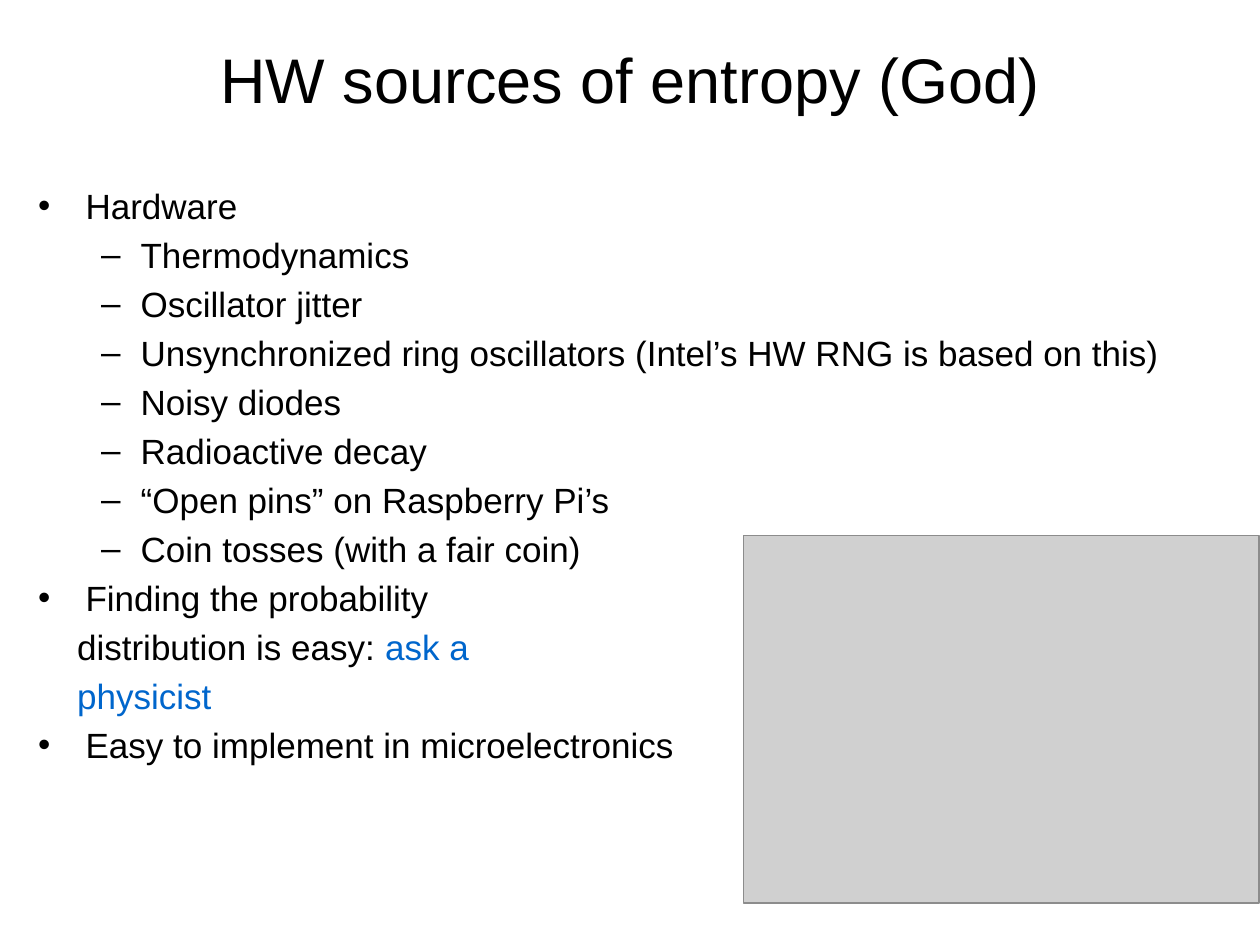
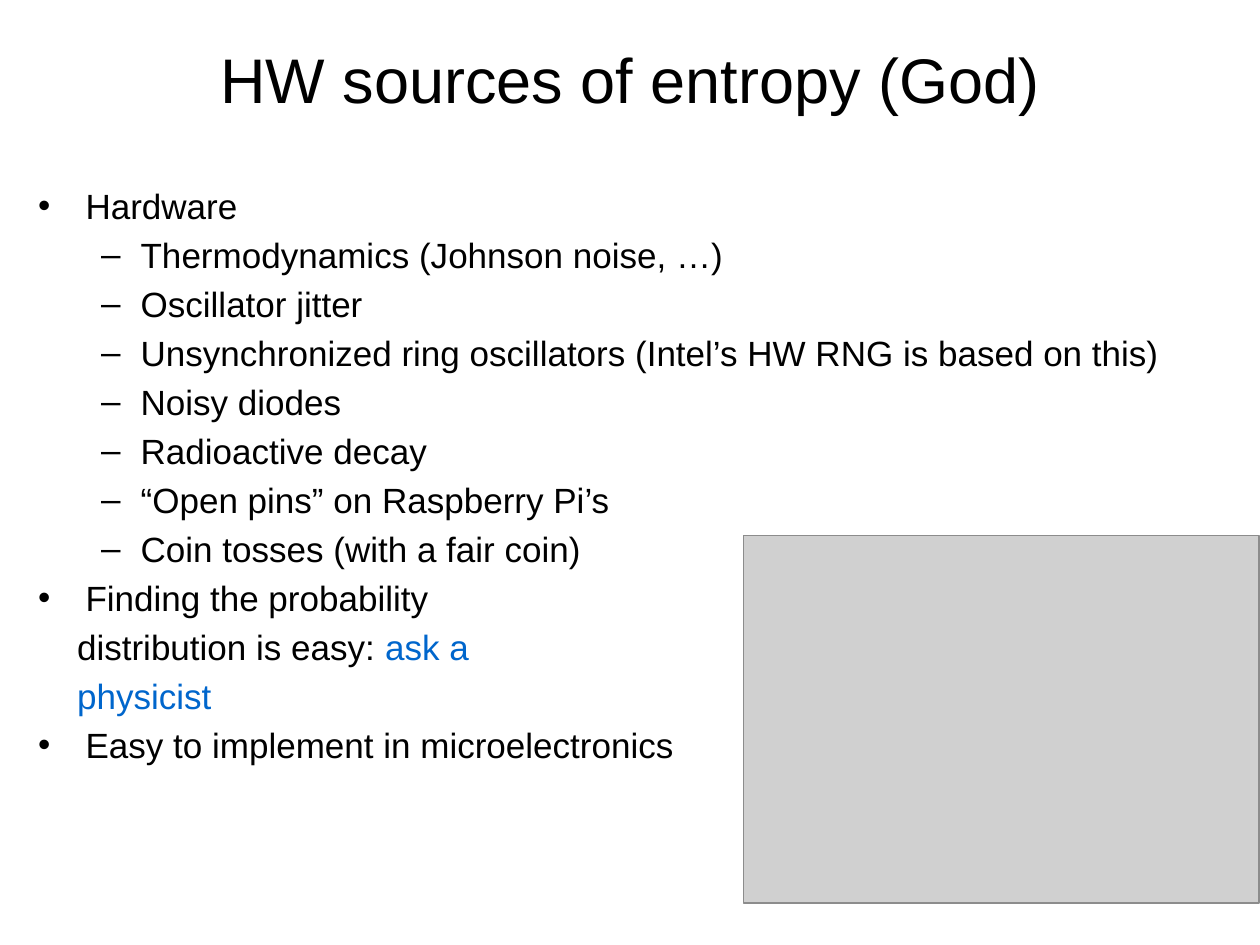
Before and after one commit to jlmucb/class_notes, a slide deck: slide 12 of BerkeleyClass/CS290Spring2013/Lectures/entropy_talk.pptx. Drawn at 1260x945 pixels with LibreOffice and Linux fonts; fonts in the diff are those of the drawing; grey boxes stand for pictures. Boxes give left, top, right and bottom in pixels: in the first picture for what was removed or moved away, otherwise in the second. Text is boxed around its words. In the diff, an @@ line names an element or a change of style, - is before the commit and + after.

```diff
--- a/BerkeleyClass/CS290Spring2013/Lectures/entropy_talk.pptx
+++ b/BerkeleyClass/CS290Spring2013/Lectures/entropy_talk.pptx
@@ text at (141,242,666,275): text changed @@
-  – Thermodynamics
+  – Thermodynamics (Johnson noise, …)
```
Also in this commit, not shown: 6 other slides changed.
